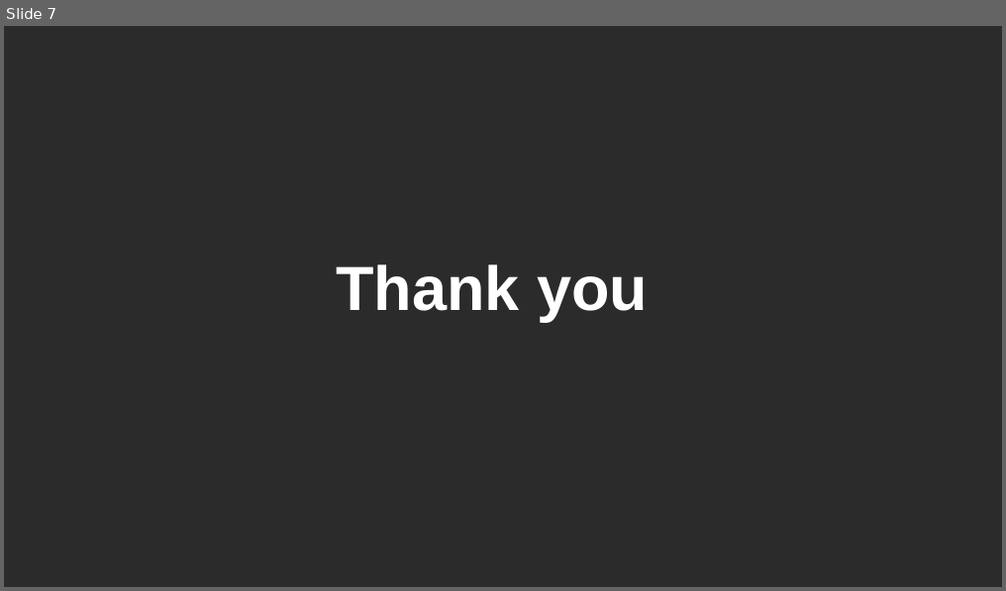
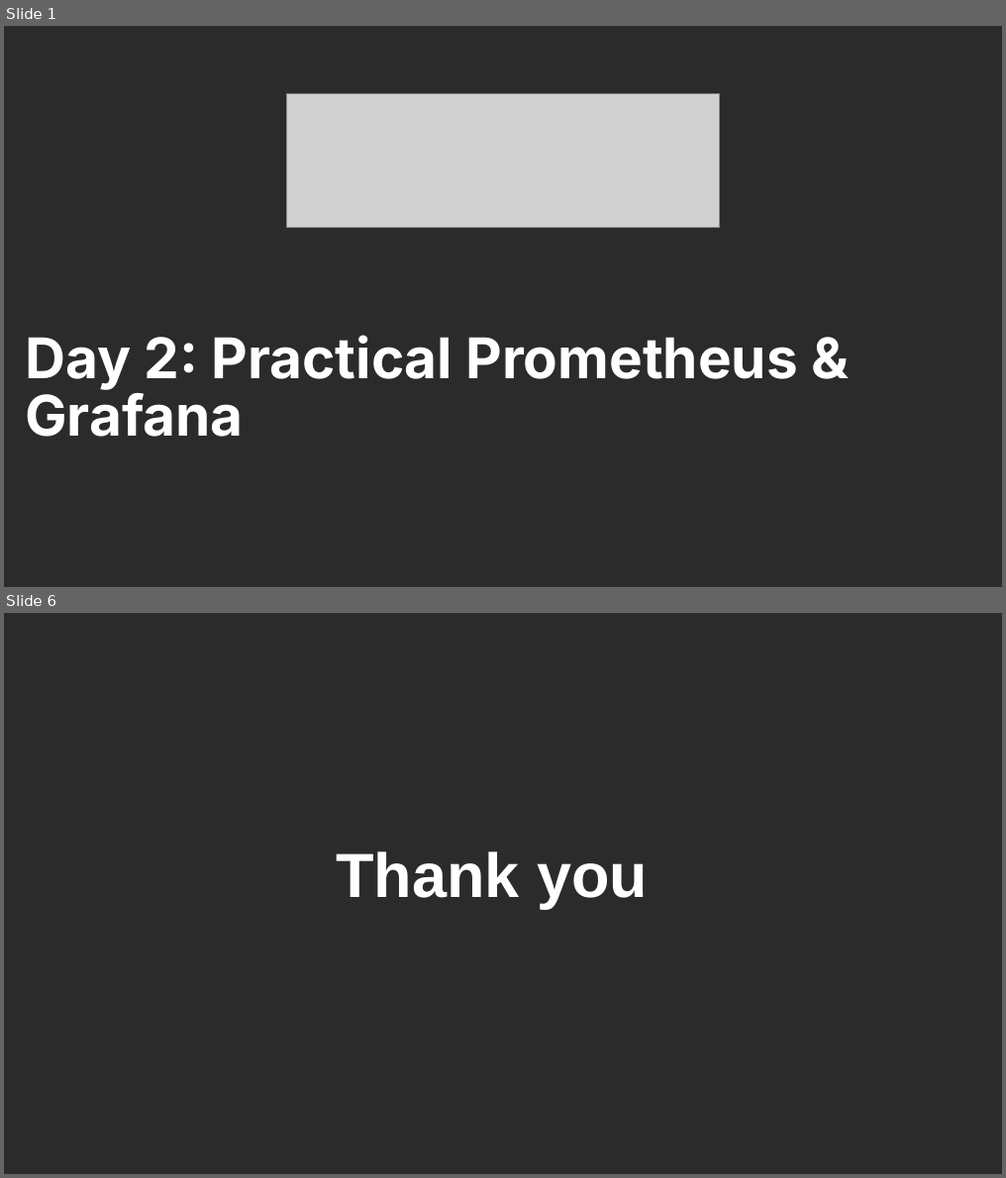
Before and after one commit to hieu15/ENTERPRISE-NETWORK-MONITORING, a slide deck: slides/DAY 02.pptx. Shown one above the other, each under a label of ours: slide 7 before the commit, slides 1 and 6 after it; the slides between them are not shown. The pictures are 1006x591 and 1006x1178 pixels, drawn with LibreOffice and Linux fonts; fonts in the diff are those of the drawing; grey boxes stand for pictures; background and template pictures are left out; a plain dark background stands for a picture behind light text. Boxes give left, top, right and bottom in pixels: in the first picture for what was removed or moved away, otherwise in the second. Text is boxed around its words. In the diff, an @@ line names an element or a change of style, - is before the commit and + after.

```diff
--- a/slides/DAY 02.pptx
+++ b/slides/DAY 02.pptx
@@ slide 1 added at (4, 26, 1002, 587), background picture (left out) @@
@@ picture added at (287, 94, 720, 227) @@
@@ text added at (25, 335, 797, 437), 54 pt, text #FFFFFF, bold @@
+Day 2: Practical Prometheus & Grafana
@@ what was slide 7 is now slide 6 @@
```
Also in this commit, not shown: 4 other slides added, 6 slides removed, 5 other files.
